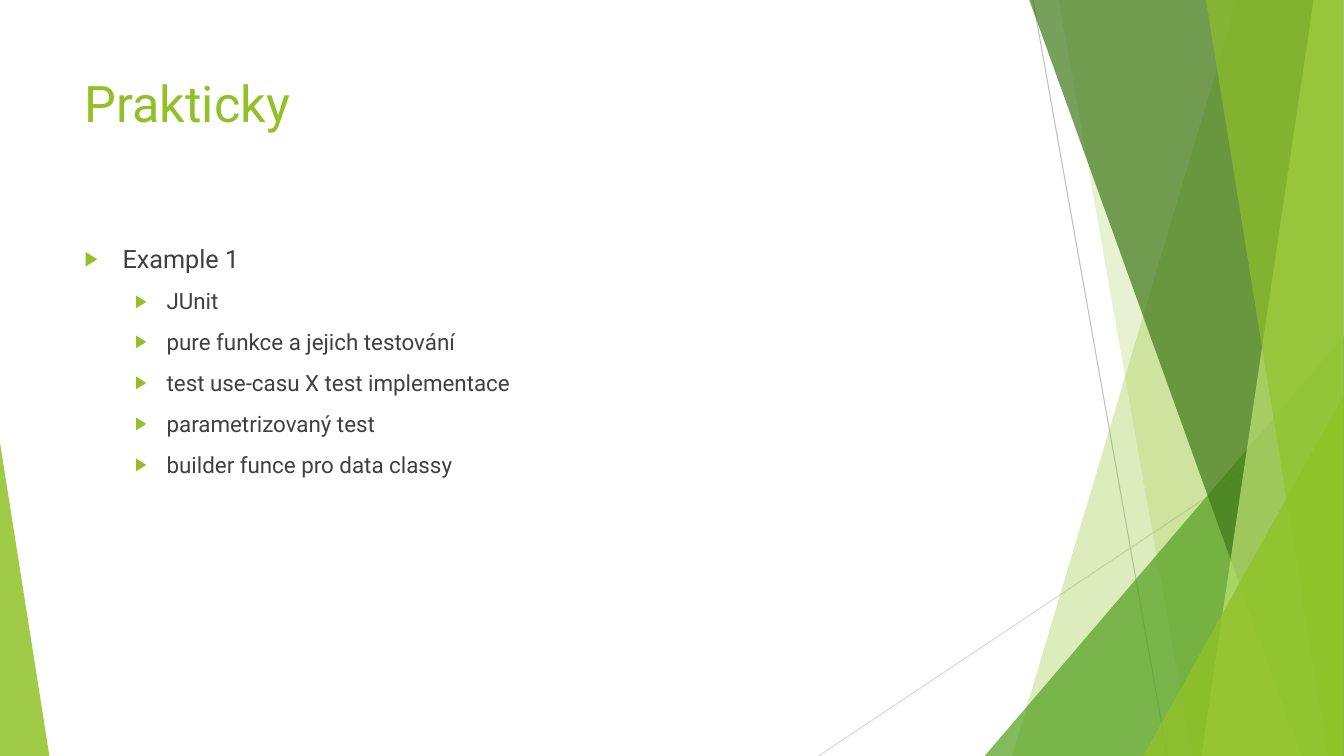
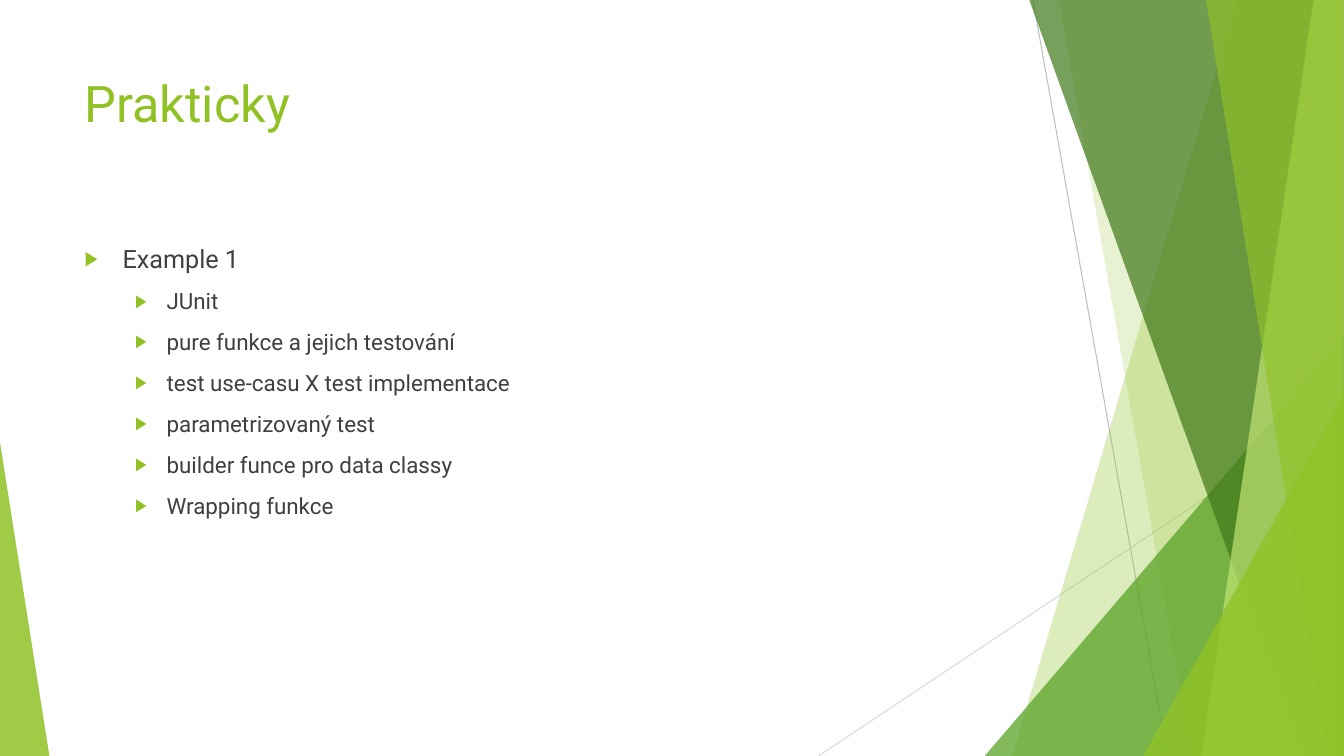
Before and after one commit to linhartJ/about-testing, a slide deck: slide 6 of doc/unit-testing-prezentace.pptx. Drawn at 1344x756 pixels with LibreOffice and Linux fonts; fonts in the diff are those of the drawing. Boxes give left, top, right and bottom in pixels: in the first picture for what was removed or moved away, otherwise in the second. Text is boxed around its words. In the diff, an @@ line names an element or a change of style, - is before the commit and + after.

Commit message:
pptx update

```diff
--- a/doc/unit-testing-prezentace.pptx
+++ b/doc/unit-testing-prezentace.pptx
@@ text at box(167, 497, 333, 519): paragraph added @@
+  ▶ Wrapping funkce
```
